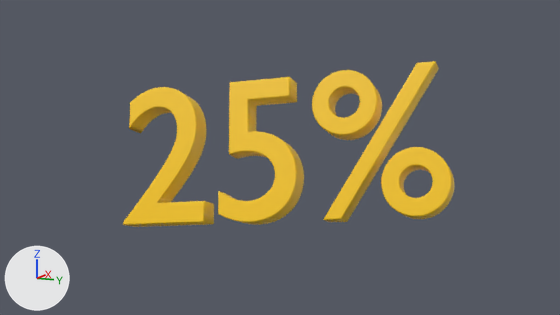
What one commit did to the Blender file img/numbers.blend.
Before and after are seen from the file's camera 'Camera'. Lighting does not change. The marker at lower left points along +X, +Y and +Z.

Names of what the first picture shows: 'Text'.
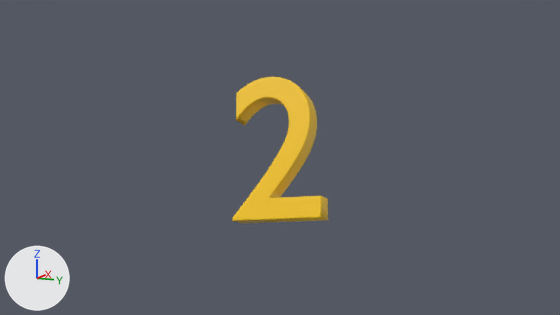
Scene script edits in JSON lines:
```json
{"op": "add", "block": "mat_material_004", "code": ["mat_material_004 = principled_material('Material.004')", "mat_material_004.base_color = (1.0, 0.604, 0.0)  # yellow #ffcc00"]}
{"op": "add", "block": "txt_text_003", "code": ["txt_text_003 = bpy.data.curves.new('Text.003', 'FONT')", "txt_text_003.body = '2'", "txt_text_003.materials.append(mat_material_004)  # yellow #ffcc00", "txt_text_003.bevel_resolution = 2", "txt_text_003.extrude = 0.06", "txt_text_003.bevel_depth = 0.005", "txt_text_003.align_x = 'CENTER'"]}
{"op": "set", "path": "ob_text", "old": "bpy.data.objects.new('Text', txt_text)", "new": "bpy.data.objects.new('Text', txt_text_003)"}
```

Where the change shows, as pixel boxes [x1, y1, x2, y2] in the pictures (560 x 315 px):
```json
{"object": "Text", "change": "reshaped", "before": [123, 61, 454, 227], "after": [232, 77, 328, 223], "on screen": "71% narrower, 12% shorter"}
```
